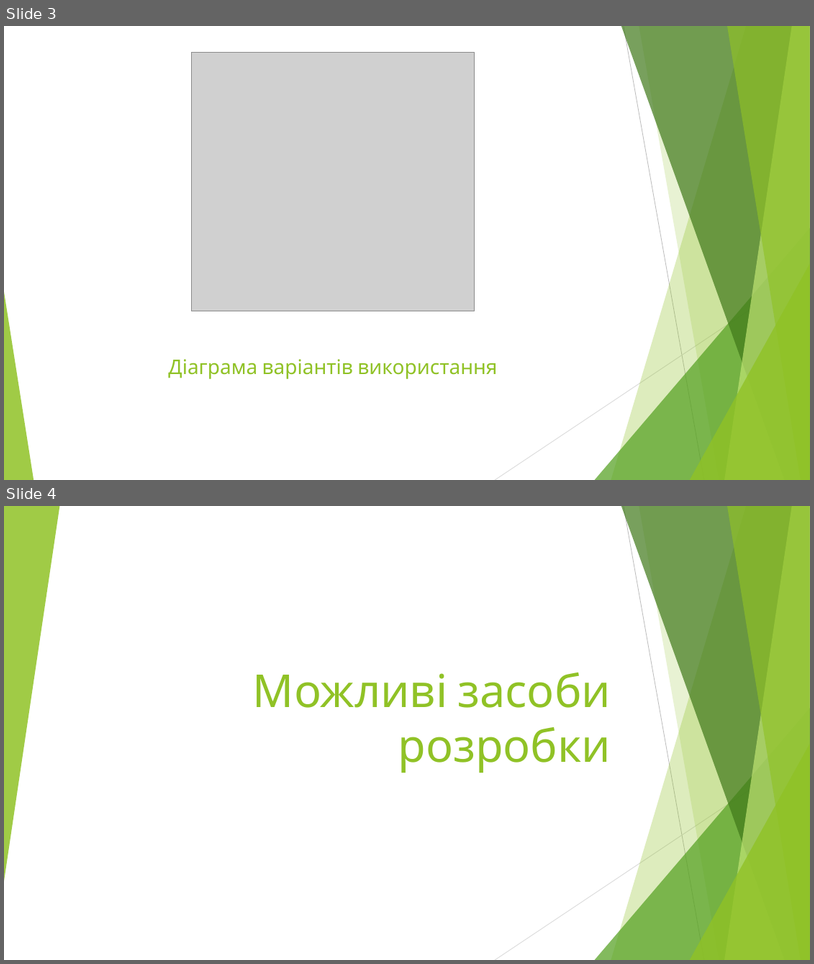
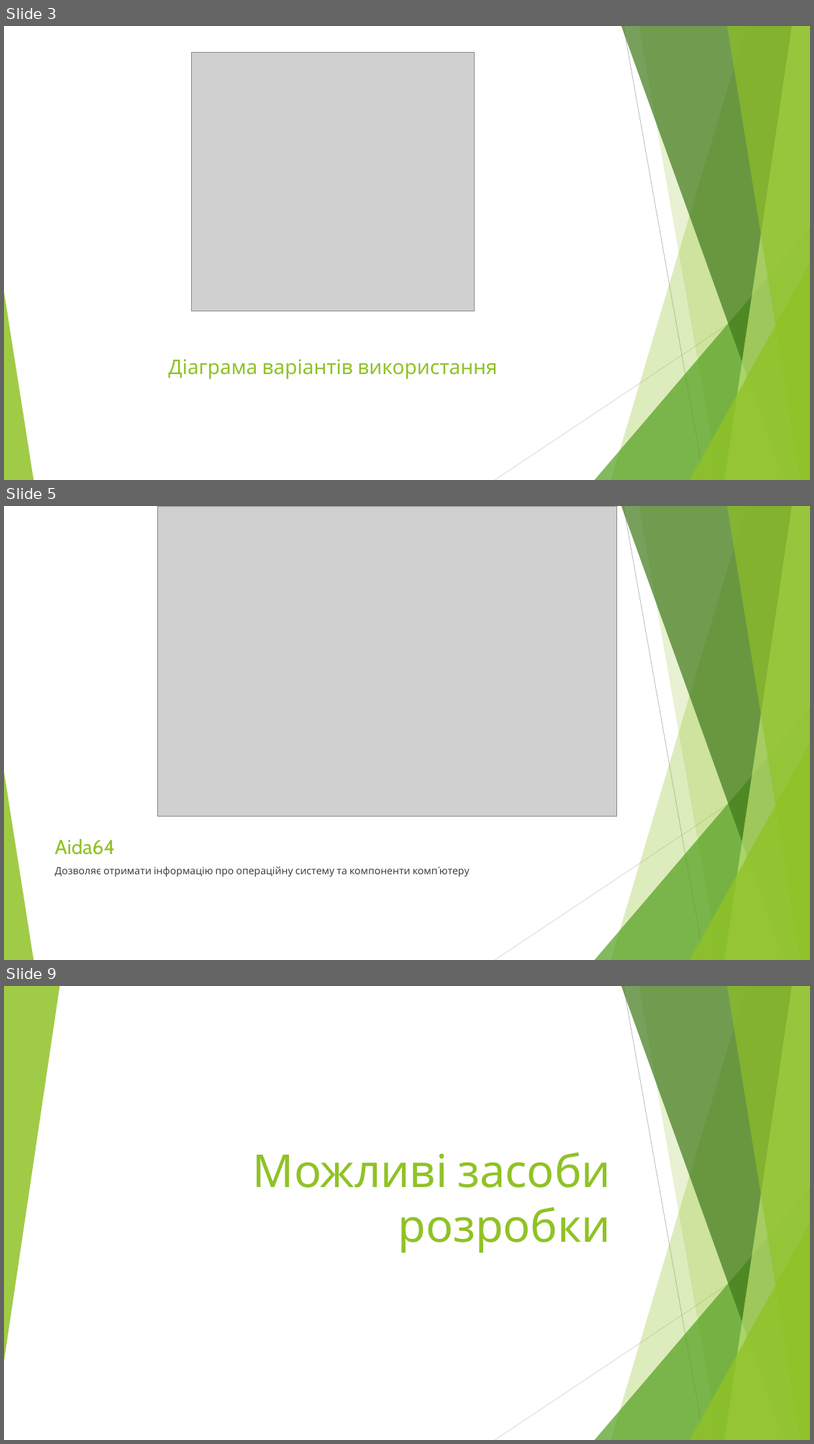
Before and after one commit to BohdanRozov/Boida27, a slide deck: Курсова робота на тему.pptx. Shown one above the other, each under a label of ours: slides 3 and 4 before the commit, slides 3, 5 and 9 after it; the slides between them are not shown. The pictures are 814x964 and 814x1444 pixels, drawn with LibreOffice and Linux fonts; fonts in the diff are those of the drawing; grey boxes stand for pictures. Boxes give left, top, right and bottom in pixels: in the first picture for what was removed or moved away, otherwise in the second. Text is boxed around its words. In the diff, an @@ line names an element or a change of style, - is before the commit and + after.

```diff
--- a/Курсова робота на тему.pptx
+++ b/Курсова робота на тему.pptx
@@ slide 5 added at [4,506,810,960], background #FFFFFF; not listed: 10 template elements that a slide beside it also shows @@
@@ picture added at [157,506,617,816] @@
@@ title added at [55,839,116,854], 24 pt, text #90C226 @@
+Aida64
@@ text added at [55,866,470,877], 12 pt, text #404040 @@
+Дозволяє отримати інформацію про операційну систему та компоненти комп’ютеру
@@ what was slide 4 is now slide 9 @@
```
Also in this commit, not shown: 1 slide changed, 11 other slides added, 4 other files.
